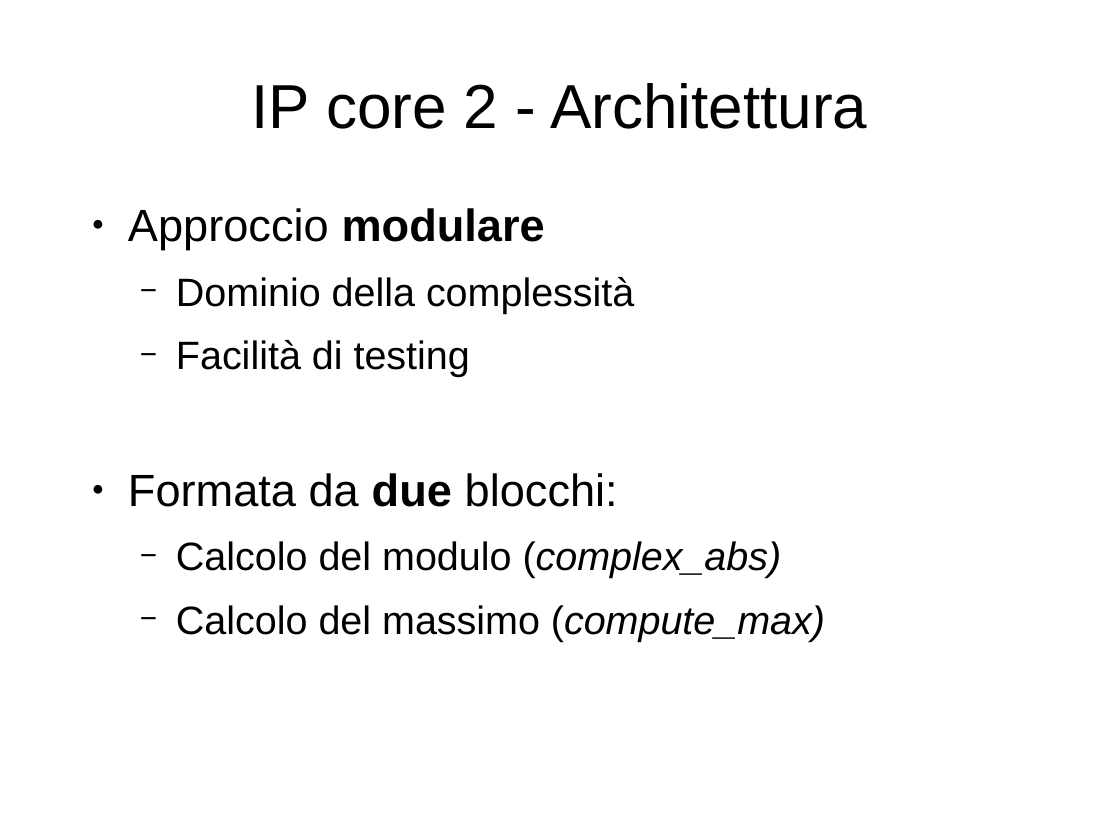
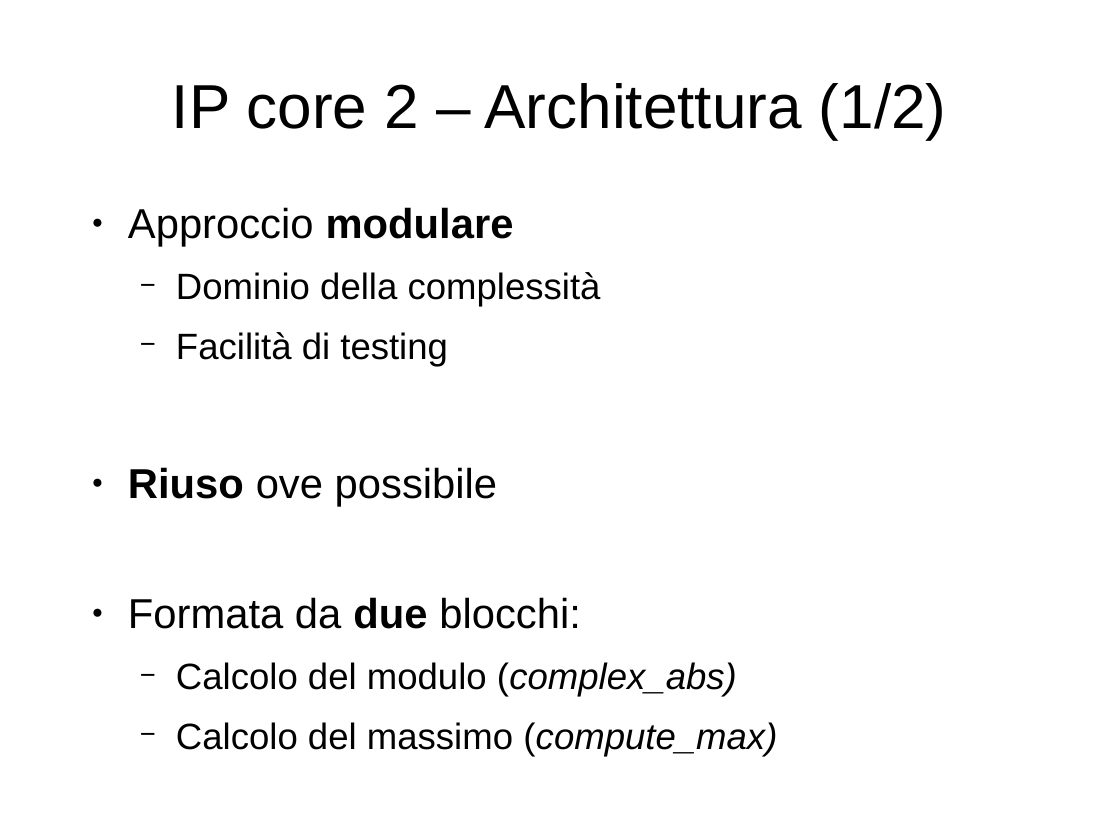
Before and after one commit to artic92/sistemi-embedded-task2, a slide deck: slide 5 of doc/presentazione.odp (slide 4 before the commit). Drawn at 1120x840 pixels with LibreOffice and Linux fonts; fonts in the diff are those of the drawing. Boxes give left, top, right and bottom in pixels: in the first picture for what was removed or moved away, otherwise in the second. Text is boxed around its words. In the diff, an @@ line names an element or a change of style, - is before the commit and + after.

```diff
--- a/doc/presentazione.odp
+++ b/doc/presentazione.odp
@@ title at bbox=[172, 83, 947, 139]: text changed @@
-IP core 2 - Architettura
+IP core 2 – Architettura (1/2)
@@ text at bbox=[128, 207, 777, 756]: size 32 to 29.6 pt in "Approccio modulare", "Formata da due blocchi:"; size 28 to 25.9 pt in "Dominio della complessità", "Facilità di testing", "Calcolo del modulo (complex_abs)", "Calcolo del massimo (compute_max)" @@
@@ text at bbox=[128, 467, 497, 507]: paragraph added @@
+● Riuso ove possibile
```
Also in this commit, not shown: 7 other slides changed, 7 slides added, 1 slide removed, 4 other files.
